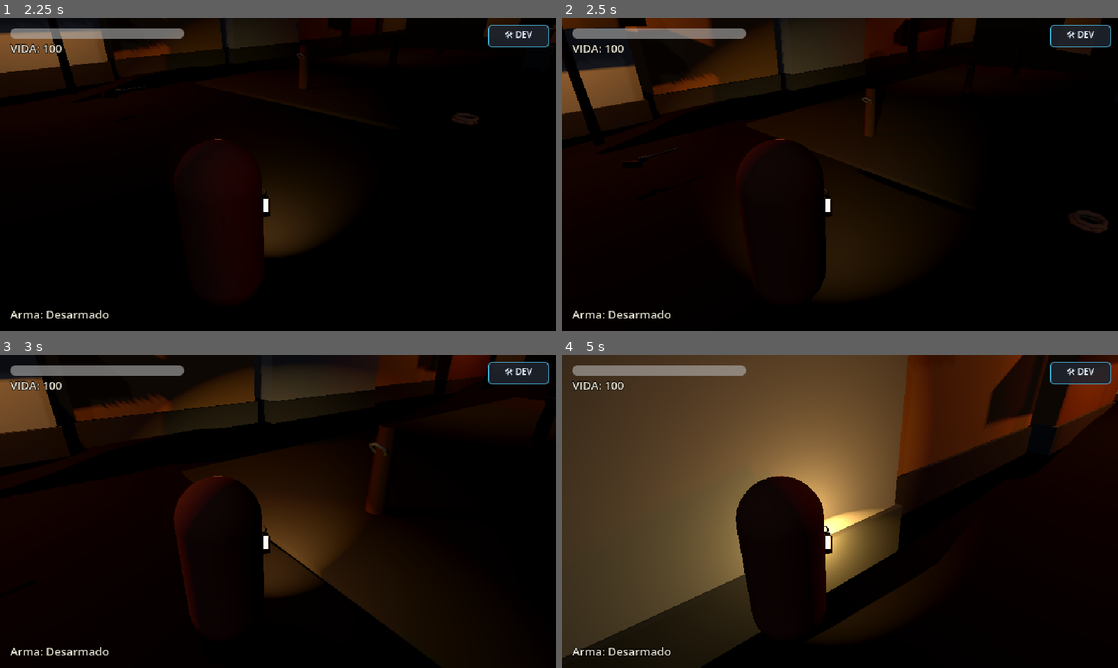
Above: before the commit, frames 1-4 (two rows, left to right).
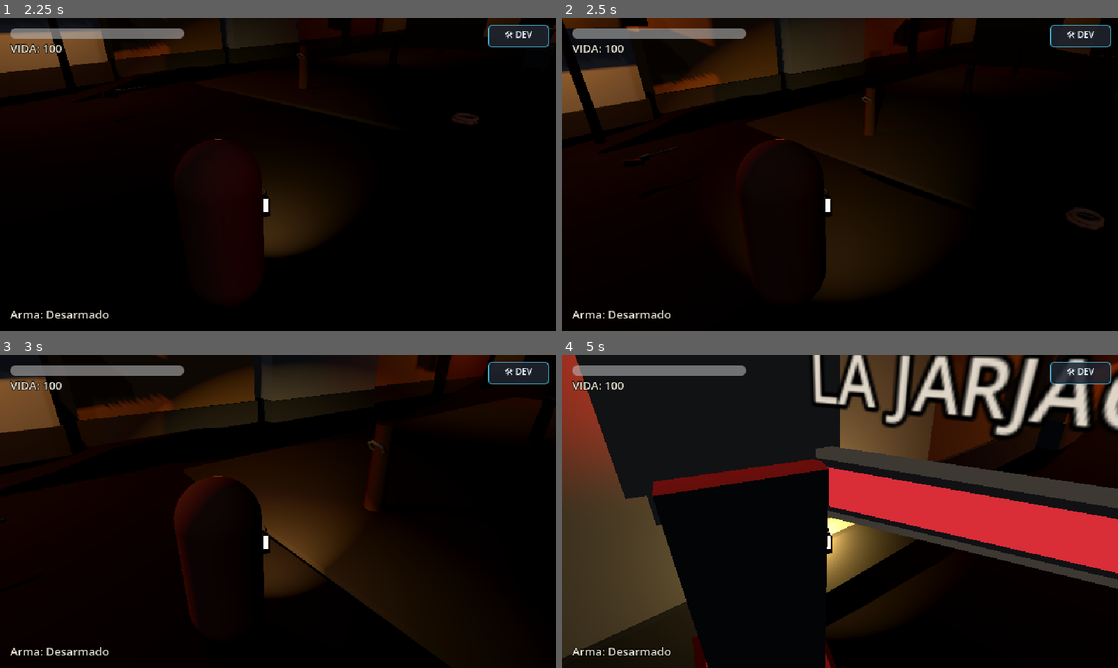
Above: after the commit, the same moments.

Repository: christoper-d/puyu
Game: Godot game, scene res://scenes/plaza_principal.tscn
The game is run twice, just before and just after one commit, with the same random seed, the same clock (stepped at 60 frames per second) and the same inputs.
Inputs (mouse positions are in pixels of both pictures, inside the frame that each line leads up to):
- Up to frame 1 (2.25 s): click "🛠 DEV" at 0.5 s; click "✖ DEV" at 1.25 s; tap Enter at 2 s; move the mouse to (305, 174) at 2.02 s; hold W (move_forward) from 2.03 s (still down); hold Shift (sprint) from 2.03 s (still down); click (305, 174) at 2.17 s
- Up to frame 2 (2.5 s): keep holding W (move_forward); keep holding Shift (sprint); tap Space (jump) at 2.27 s; tap Ctrl (crouch, bound only after the commit) at 2.3 s
- Up to frame 3 (3 s): keep holding W (move_forward); tap Space (jump) at 2.57 s; move the mouse to (250, 511) at 2.77 s; release Shift (sprint) at 2.78 s; tap Ctrl (crouch, bound only after the commit) at 2.85 s
- Up to frame 4 (5 s): keep holding W (move_forward); tap Space (jump) at 3.02, 3.32, 4.52, 4.82 s; tap C at 3.05, 3.6 s; move the mouse to (851, 505) at 3.52 s; hold Shift (sprint) 3.53-4.28 s; move the mouse to (834, 517) at 4.27 s; tap E (interact) at 4.35 s; click (834, 517) at 4.42 s; tap Ctrl (crouch, bound only after the commit) at 4.55 s

Frame 1 is identical in both runs. In frame 2, 0.6% of the frame differs, in the area x 0-100%, y 0-69%; in frame 3, 1.0%; in frame 4, 48%, in the area x 0-100%, y 0-100%.

Commit message:
feat: mecanica de arrastre progresivo y traccion de soga contra la Jarjacha

Diff:
--- a/scenes/ui/mobile_controls.tscn
+++ b/scenes/ui/mobile_controls.tscn
@@ -121,6 +121,18 @@
 theme_override_styles/pressed = SubResource("StyleBoxFlat_btn_action")
 text = "USAR"
 
+[node name="BtnCrouch" type="Button" parent="Actions"]
+layout_mode = 0
+offset_left = 34.0
+offset_top = 38.0
+offset_right = 82.0
+offset_bottom = 82.0
+focus_mode = 0
+theme_override_font_sizes/font_size = 9
+theme_override_styles/normal = SubResource("StyleBoxFlat_btn_action")
+theme_override_styles/pressed = SubResource("StyleBoxFlat_btn_action")
+text = "AGACH"
+
 [node name="BtnReload" type="Button" parent="Actions"]
 visible = false
 layout_mode = 0
--- a/scripts/enemies/fsm/state_machine.gd
+++ b/scripts/enemies/fsm/state_machine.gd
@@ -16,13 +16,15 @@
 
 func init(host_node: CharacterBody3D) -> void:
 	host = host_node
-	states.clear()
 	for child in get_children():
 		if child is EnemyStateScript or child.has_method("physics_update"):
 			var s_name = child.name.to_lower()
-			states[s_name] = child
-			child.set("state_machine", self)
-			child.set("host", host)
+			if not states.has(s_name):
+				states[s_name] = child
+
+	for s in states.values():
+		s.set("state_machine", self)
+		s.set("host", host)
 
 	if not states.is_empty():
 		var start_key = initial_state_name.to_lower()
@@ -33,6 +35,7 @@
 
 func add_state(state_name: String, state_node: Node) -> void:
 	var key = state_name.to_lower()
+	state_node.name = key
 	states[key] = state_node
 	state_node.set("state_machine", self)
 	state_node.set("host", host)
--- a/scripts/enemies/jarjacha/state_chase.gd
+++ b/scripts/enemies/jarjacha/state_chase.gd
@@ -30,14 +30,33 @@
 		return
 
 	if host.is_lassoed_by_player:
-		# Huir para generar tensión con la soga
+		if host.is_being_dragged:
+			# El jugador se agachó y corre ganando en fuerza: arrastrar a la Jarjacha
+			var pull_dir = (host.player_ref.global_position - host.global_position).normalized()
+			pull_dir.y = 0.0
+			var drag_speed = 3.6 * host.drag_strength
+			host.velocity.x = move_toward(host.velocity.x, pull_dir.x * drag_speed, 22.0 * delta)
+			host.velocity.z = move_toward(host.velocity.z, pull_dir.z * drag_speed, 22.0 * delta)
+
+			# Desestabilización visual del monstruo: forcejea y patalea sin poder huir
+			if host.visual:
+				host.visual.rotation.z = sin(Time.get_ticks_msec() * 0.03) * 0.14 * host.drag_strength
+				host.visual.rotation.x = deg_to_rad(14.0 * host.drag_strength)
+				var target_angle = atan2(pull_dir.x, pull_dir.z)
+				host.visual.rotation.y = lerp_angle(host.visual.rotation.y, target_angle, 6.0 * delta)
+
+			if dist > 7.0:
+				var overshoot = dist - 7.0
+				host.global_position += pull_dir * (overshoot * 4.5 * delta)
+			return
+
+		# Huir para generar tensión con la soga (comportamiento normal sin tracción)
 		var run_away_target = host.global_position + (host.global_position - host.player_ref.global_position).normalized() * 5.0
 		host._move_toward_point(run_away_target, host.chase_speed * 0.9, delta)
 
-		var dist_to_player = host.global_position.distance_to(host.player_ref.global_position)
-		if dist_to_player > 6.0:
+		if dist > 6.0:
 			var pull_back_dir = (host.player_ref.global_position - host.global_position).normalized()
-			var overshoot = dist_to_player - 6.0
+			var overshoot = dist - 6.0
 			host.global_position += pull_back_dir * overshoot
 			host.velocity *= 0.5
 		return
--- a/scripts/jarjacha.gd
+++ b/scripts/jarjacha.gd
@@ -77,6 +77,8 @@
 var enrage_boost_timer: float = 0.0
 var tether_source_node: Node3D = null
 var is_lassoed_by_player: bool = false
+var is_being_dragged: bool = false
+var drag_strength: float = 0.0
 var active_tethers: Array[Dictionary] = []
 
 # Attack timers
@@ -260,10 +262,22 @@
 
 func release_player_lasso() -> void:
 	is_lassoed_by_player = false
+	is_being_dragged = false
+	drag_strength = 0.0
+
+func apply_player_drag(_puller_pos: Vector3, strength: float) -> void:
+	is_being_dragged = true
+	drag_strength = strength
+
+func release_player_drag() -> void:
+	is_being_dragged = false
+	drag_strength = 0.0
 
 func add_post_tether(anchor_world_pos: Vector3, max_dist: float, post_node: Node3D = null, rope_vis: Node3D = null) -> void:
 	is_tethered = true
 	is_lassoed_by_player = false
+	is_being_dragged = false
+	drag_strength = 0.0
 	struggle_timer = 0.0
 	struggle_warning_given = false
 
--- a/scripts/player.gd
+++ b/scripts/player.gd
@@ -12,6 +12,7 @@
 @export_group("Movement")
 @export var walk_speed: float = 6.0
 @export var sprint_speed: float = 10.0
+@export var crouch_speed: float = 2.4
 @export var acceleration: float = 40.0
 @export var air_acceleration: float = 18.0
 @export var friction: float = 35.0
@@ -75,6 +76,9 @@
 var active_rope_visual: Node3D = null
 var tethered_enemy: CharacterBody3D = null
 var holding_rope_tension: bool = false
+var is_crouching: bool = false
+var rope_overpower_progress: float = 0.0
+var is_dragging_enemy: bool = false
 
 # Shotgun ammo
 var shotgun_loaded: bool = true
@@ -168,6 +172,7 @@
 	_ensure_key_action("move_right", KEY_D, KEY_RIGHT)
 	_ensure_key_action("jump", KEY_SPACE)
 	_ensure_key_action("sprint", KEY_SHIFT)
+	_ensure_key_action("crouch", KEY_CTRL, KEY_C)
 	_ensure_key_action("interact", KEY_E)
 
 func _ensure_key_action(action: StringName, primary: Key, secondary: Key = KEY_NONE) -> void:
@@ -345,16 +350,35 @@
 		input_dir = mobile_move_vector
 
 
-	var is_sprinting: bool = Input.is_action_pressed("sprint") and not is_aiming and not holding_rope_tension
-	if mobile_move_vector.length() > 0.88 and not is_aiming and not holding_rope_tension:
-		is_sprinting = true
-
-	var target_speed: float = sprint_speed if is_sprinting else walk_speed
+	if not is_mobile:
+		is_crouching = Input.is_action_pressed("crouch")
+
+	# Suavizado de altura de cámara al agacharse
+	if camera_pivot:
+		var target_cam_y = 0.95 if is_crouching else 1.45
+		camera_pivot.position.y = move_toward(camera_pivot.position.y, target_cam_y, 4.0 * delta)
+
+	var is_sprinting: bool = (Input.is_action_pressed("sprint") or mobile_move_vector.length() > 0.88) and not is_aiming
+	if holding_rope_tension and not is_crouching:
+		is_sprinting = false
+
+	var target_speed: float = walk_speed
+	if is_crouching:
+		if holding_rope_tension and is_sprinting:
+			# Postura afianzada de arrastre: velocidad según tracción alcanzada
+			target_speed = 3.0 if rope_overpower_progress >= 0.45 else 1.4
+		else:
+			target_speed = crouch_speed
+	elif is_sprinting:
+		target_speed = sprint_speed
+	else:
+		target_speed = walk_speed
+
 	if is_speed_boost:
 		target_speed *= 2.2
 	if is_aiming:
 		target_speed *= 0.55
-	elif holding_rope_tension:
+	elif holding_rope_tension and not (is_crouching and is_sprinting):
 		target_speed *= 0.70
 
 	# Wall hug limits movement
@@ -536,9 +560,11 @@
 func _latch_rope_to_enemy(enemy: CharacterBody3D) -> void:
 	tethered_enemy = enemy
 	holding_rope_tension = true
+	rope_overpower_progress = 0.0
+	is_dragging_enemy = false
 	if enemy.has_method("apply_player_lasso"):
 		enemy.apply_player_lasso()
-	_flash_prompt("¡ENGRILLETADA! Corre a un poste para amarrarla [E]", 3.5)
+	_flash_prompt("¡ENGRILLETADA! [Ctrl+Shift] para afianzarte y arrastrarla | [E] en un poste", 4.0)
 
 	# Spawn visual rope
 	var rope_scene = load("res://scenes/props/rope_visual.tscn")
@@ -553,10 +579,6 @@
 			target_point = enemy.get_node("Visual/Neck/TetherPoint")
 		active_rope_visual.setup_targets(from_node, target_point)
 
-	# Apply tether physics to Jarjacha
-	if enemy.has_method("apply_rope_tether"):
-		enemy.apply_rope_tether(global_position, 8.0, self)
-
 func _tie_rope_to_anchor(anchor_node: Node3D) -> void:
 	if not is_instance_valid(tethered_enemy):
 		return
@@ -575,12 +597,16 @@
 	elif tethered_enemy.has_method("apply_rope_tether"):
 		tethered_enemy.apply_rope_tether(anchor_pos, 5.0, anchor_node)
 
+	if tethered_enemy.has_method("release_player_drag"):
+		tethered_enemy.release_player_drag()
 	if tethered_enemy.has_method("release_player_lasso"):
 		tethered_enemy.release_player_lasso()
 
 	# Handover ownership of active_rope_visual to Jarjacha
 	active_rope_visual = null
 	holding_rope_tension = false
+	is_dragging_enemy = false
+	rope_overpower_progress = 0.0
 
 	var t_count = 1
 	if "active_tethers" in tethered_enemy:
@@ -598,6 +624,8 @@
 
 func _release_rope() -> void:
 	if is_instance_valid(tethered_enemy):
+		if tethered_enemy.has_method("release_player_drag"):
+			tethered_enemy.release_player_drag()
 		if tethered_enemy.has_method("release_player_lasso"):
 			tethered_enemy.release_player_lasso()
 		if "active_tethers" in tethered_enemy and tethered_enemy.active_tethers.is_empty():
@@ -607,17 +635,68 @@
 		active_rope_visual = null
 	tethered_enemy = null
 	holding_rope_tension = false
+	is_dragging_enemy = false
+	rope_overpower_progress = 0.0
 	_update_hud()
 
 func _update_rope_tension(delta: float) -> void:
-	if holding_rope_tension and is_instance_valid(tethered_enemy):
-		var dist = global_position.distance_to(tethered_enemy.global_position)
+	if not holding_rope_tension or not is_instance_valid(tethered_enemy):
+		rope_overpower_progress = 0.0
+		is_dragging_enemy = false
+		return
+
+	var dist = global_position.distance_to(tethered_enemy.global_position)
+	var input_dir: Vector2 = Input.get_vector("move_left", "move_right", "move_forward", "move_backward")
+	if mobile_move_vector.length_squared() > 0.01:
+		input_dir = mobile_move_vector
+
+	var is_sprint_pressed = Input.is_action_pressed("sprint") or mobile_move_vector.length() > 0.88
+	var is_pulling_stance = is_crouching and is_sprint_pressed
+
+	if is_pulling_stance and input_dir.length_squared() > 0.01:
+		# Acumulación progresiva de tracción y fuerza en las piernas
+		rope_overpower_progress = min(1.0, rope_overpower_progress + delta * 0.75)
+	else:
+		rope_overpower_progress = max(0.0, rope_overpower_progress - delta * 1.5)
+
+	# Actualizar estrés visual en la soga
+	if is_instance_valid(active_rope_visual):
+		if "stress_level" in active_rope_visual:
+			var target_stress = clamp(dist / 9.0, 0.2, 0.95)
+			if rope_overpower_progress > 0.5:
+				target_stress = 0.85
+			active_rope_visual.stress_level = lerp(active_rope_visual.stress_level, target_stress, 8.0 * delta)
+
+	# Superar la fuerza de la bestia si se alcanza el umbral de tracción
+	if rope_overpower_progress >= 0.45:
+		is_dragging_enemy = true
+		if tethered_enemy.has_method("apply_player_drag"):
+			tethered_enemy.apply_player_drag(global_position, rope_overpower_progress)
+
+		if rope_overpower_progress >= 0.85:
+			_flash_prompt("¡¡ARRASTRANDO A LA JARJACHA!! Llévala hacia un poste [E]", 0.4)
+		else:
+			_flash_prompt("¡¡GANANDO TRACCIÓN!! Arrastrando a la bestia...", 0.4)
+
+		# El jugador mantiene la firmeza y atrae a la bestia
+		if dist > 7.5:
+			var pull_enemy_dir = (global_position - tethered_enemy.global_position).normalized()
+			tethered_enemy.global_position += pull_enemy_dir * ((dist - 7.5) * 3.5 * delta)
+	else:
+		if is_dragging_enemy:
+			is_dragging_enemy = false
+			if tethered_enemy.has_method("release_player_drag"):
+				tethered_enemy.release_player_drag()
+
+		if is_pulling_stance:
+			_flash_prompt("¡Afianzando talones al suelo...! Ganando fuerza...", 0.3)
+
+		# Comportamiento normal si la Jarjacha aún domina la fuerza
 		if dist > 11.0:
 			_flash_prompt("¡La soga se rompió por exceso de tensión!", 2.5)
 			_release_rope()
 			return
 		elif dist > 6.0:
-			# Fuerte tirón físico modificando posición y velocidad
 			var pull_dir = (tethered_enemy.global_position - global_position).normalized()
 			var overshoot = dist - 6.0
 			global_position += pull_dir * (overshoot * 4.5 * delta)
--- a/scripts/ui/mobile_controls.gd
+++ b/scripts/ui/mobile_controls.gd
@@ -9,7 +9,9 @@
 @onready var btn_aim: Button = $Actions/BtnAim
 @onready var btn_jump: Button = $Actions/BtnJump
 @onready var btn_interact: Button = $Actions/BtnInteract
+@onready var btn_crouch: Button = get_node_or_null("Actions/BtnCrouch")
 @onready var btn_reload: Button = $Actions/BtnReload
+var mobile_crouch_toggle: bool = false
 @onready var weapon_dock: Control = $WeaponDock
 @onready var weapon_bar: HBoxContainer = $WeaponDock/WeaponBar
 @onready var btn_cycle_weapon: Button = $WeaponDock/BtnCycleWeapon
@@ -44,8 +46,12 @@
 		joystick.reset_joystick()
 	joystick_touch_id = -1
 	camera_touch_id = -1
+	mobile_crouch_toggle = false
 	if is_instance_valid(player):
 		player.mobile_move_vector = Vector2.ZERO
+		player.is_crouching = false
+	if btn_crouch:
+		btn_crouch.modulate = Color(1.0, 1.0, 1.0, 0.85)
 
 func set_player(p: CharacterBody3D) -> void:
 	player = p
@@ -77,6 +83,8 @@
 		btn_jump.pressed.connect(_on_jump_pressed)
 	if btn_interact:
 		btn_interact.pressed.connect(_on_interact_pressed)
+	if btn_crouch:
+		btn_crouch.pressed.connect(_on_crouch_pressed)
 	if btn_reload:
 		btn_reload.pressed.connect(_on_reload_pressed)
 	if btn_cycle_weapon:
@@ -140,6 +148,13 @@
 	if is_instance_valid(player) and player.has_method("_execute_jump"):
 		if player.is_on_floor():
 			player._execute_jump()
+
+func _on_crouch_pressed() -> void:
+	mobile_crouch_toggle = not mobile_crouch_toggle
+	if is_instance_valid(player):
+		player.is_crouching = mobile_crouch_toggle
+	if btn_crouch:
+		btn_crouch.modulate = Color(1.3, 1.25, 0.7, 1.0) if mobile_crouch_toggle else Color(1.0, 1.0, 1.0, 0.85)
 
 func _on_interact_pressed() -> void:
 	if is_instance_valid(player) and player.has_method("_handle_interaction"):
